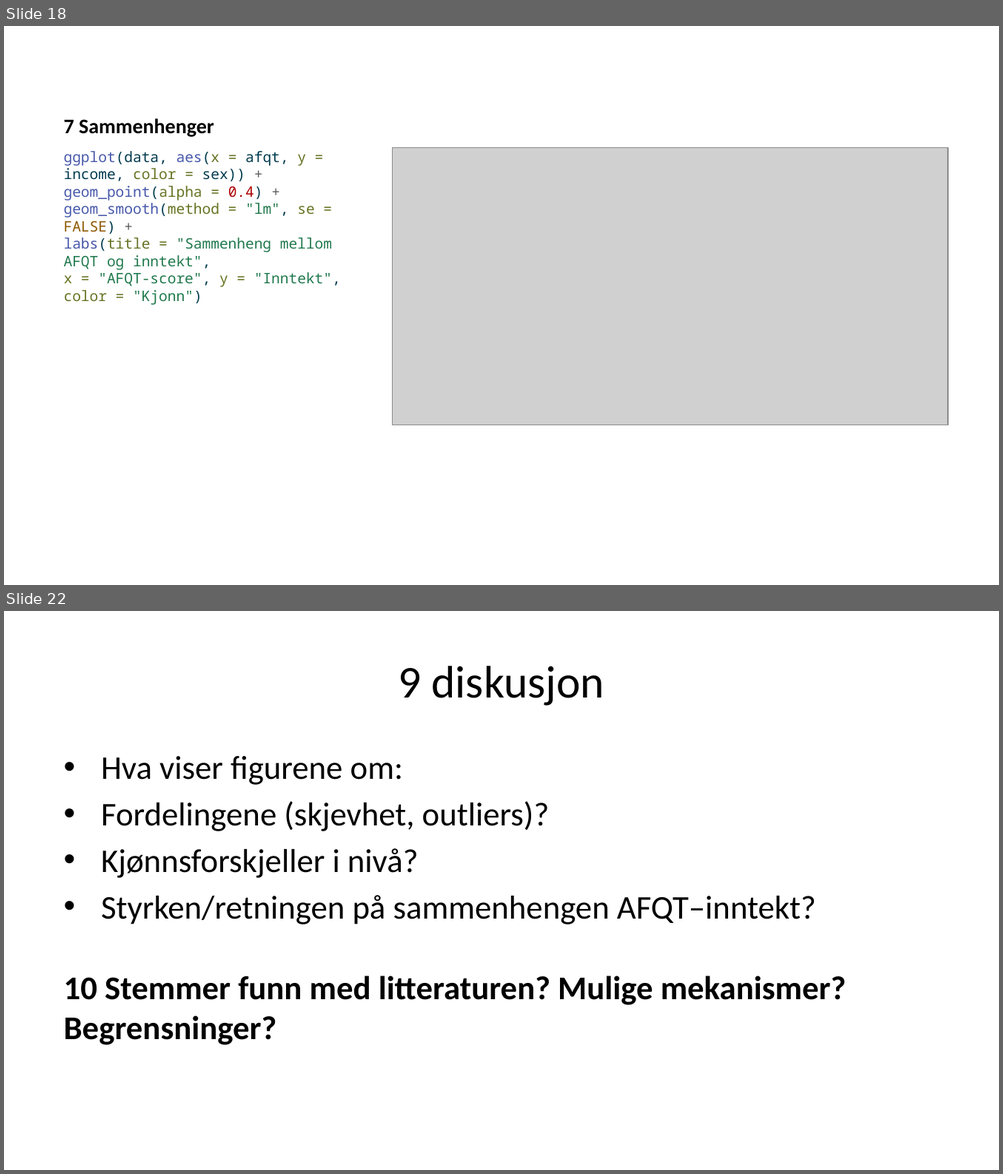
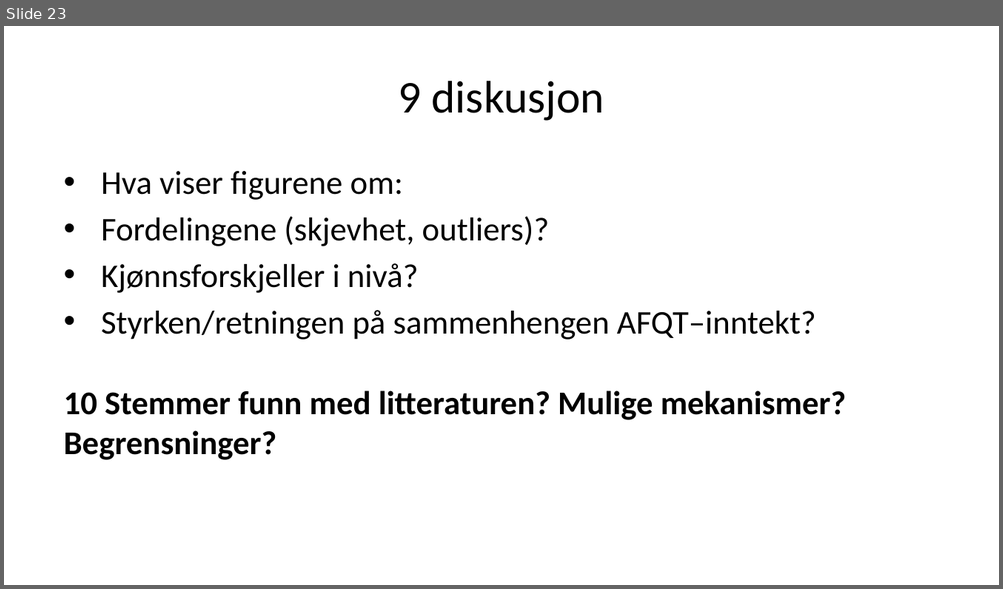
Before and after one commit to H-Vika/MSB105-Assign-2, a slide deck: MSB105 assign 2 presentasjon.pptx. Shown one above the other, each under a label of ours: slides 18 and 22 before the commit, slide 23 after it; the slides between them are not shown. The pictures are 1003x1174 and 1003x589 pixels, drawn with LibreOffice and Linux fonts; fonts in the diff are those of the drawing; grey boxes stand for pictures. Boxes give left, top, right and bottom in pixels: in the first picture for what was removed or moved away, otherwise in the second. Text is boxed around its words. In the diff, an @@ line names an element or a change of style, - is before the commit and + after.

```diff
--- a/MSB105 assign 2 presentasjon.pptx
+++ b/MSB105 assign 2 presentasjon.pptx
@@ slide 18 removed at (4, 26, 999, 585), background #FFFFFF @@
@@ title removed at (64, 118, 214, 137) @@
-7 Sammenhenger
@@ text removed at (64, 151, 341, 305) @@
-ggplot(data, aes(x = afqt, y = income, color = sex)) +
-geom_point(alpha = 0.4) +
-geom_smooth(method = "lm", se = FALSE) +
-labs(title = "Sammenheng mellom AFQT og inntekt",
-x = "AFQT-score", y = "Inntekt", color = "Kjonn")
@@ picture removed at (392, 147, 947, 425) @@
@@ what was slide 22 is now slide 23 @@
```
Also in this commit, not shown: 4 slides changed, 15 slides added, 13 other slides removed, 2 other files.
